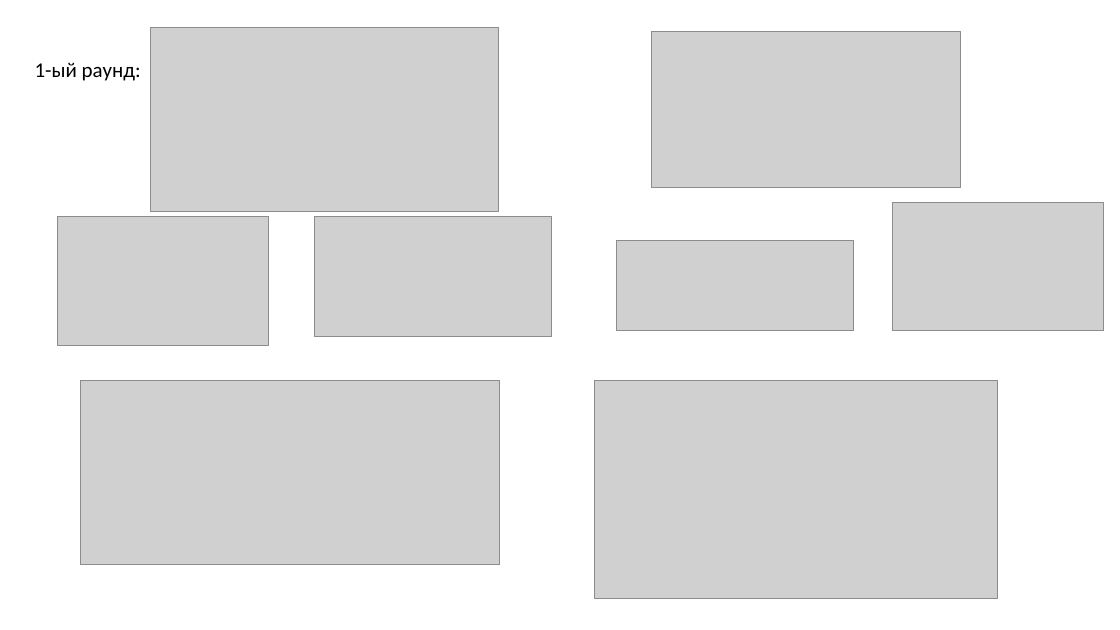
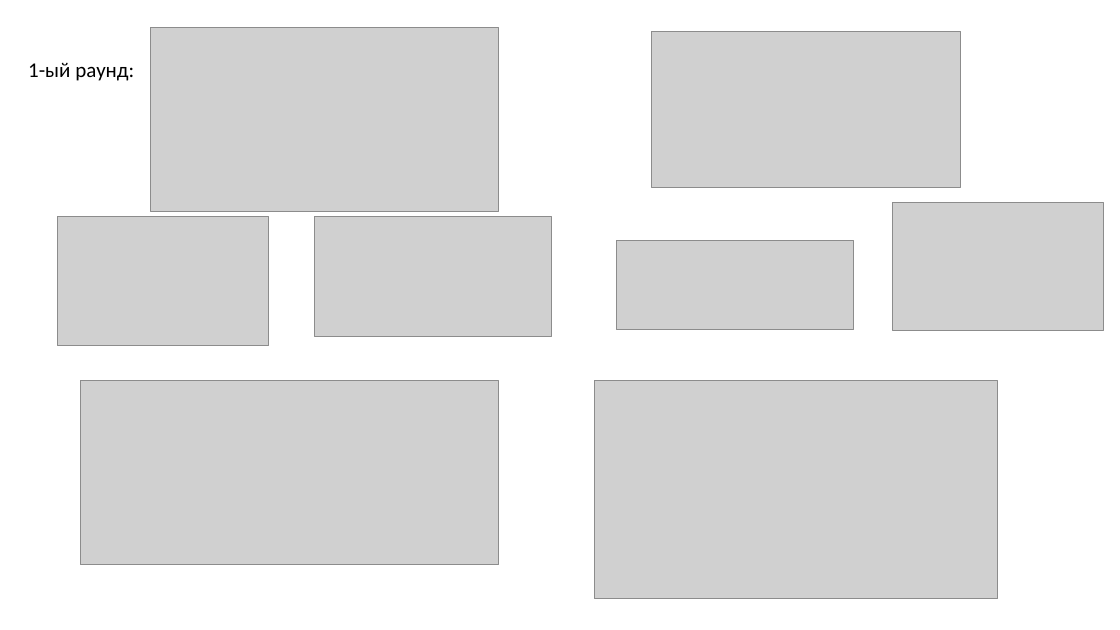
Before and after one commit to Danila-gi/Criptography, a slide deck: slide 6 of lab2/3342ИвановДМЛАБ2.pptx. Drawn at 1120x630 pixels with LibreOffice and Linux fonts; fonts in the diff are those of the drawing; grey boxes stand for pictures. Boxes give left, top, right and bottom in pixels: in the first picture for what was removed or moved away, otherwise in the second. Text is boxed around its words. In the diff, an @@ line names an element or a change of style, - is before the commit and + after.

```diff
--- a/lab2/3342ИвановДМЛАБ2.pptx
+++ b/lab2/3342ИвановДМЛАБ2.pptx
@@ text "1-ый раунд:": place and size @@
-text "1-ый раунд:" at box(35, 62, 141, 81)
+text "1-ый раунд:" at box(28, 62, 134, 81)
```
Also in this commit, not shown: 26 other slides changed, 4 slides added, 4 other files.
